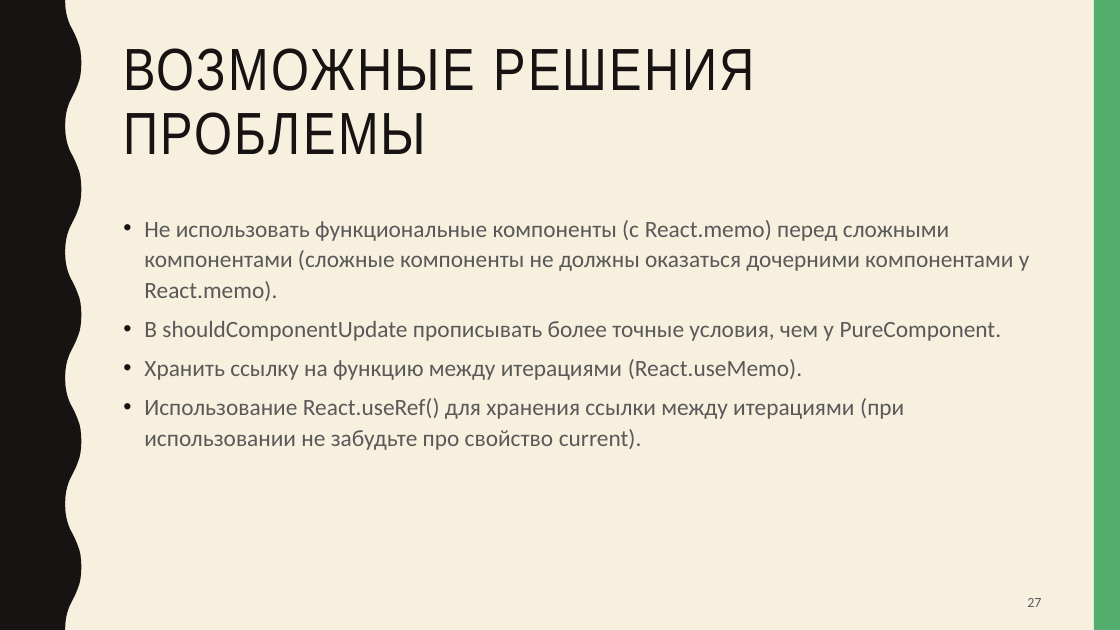
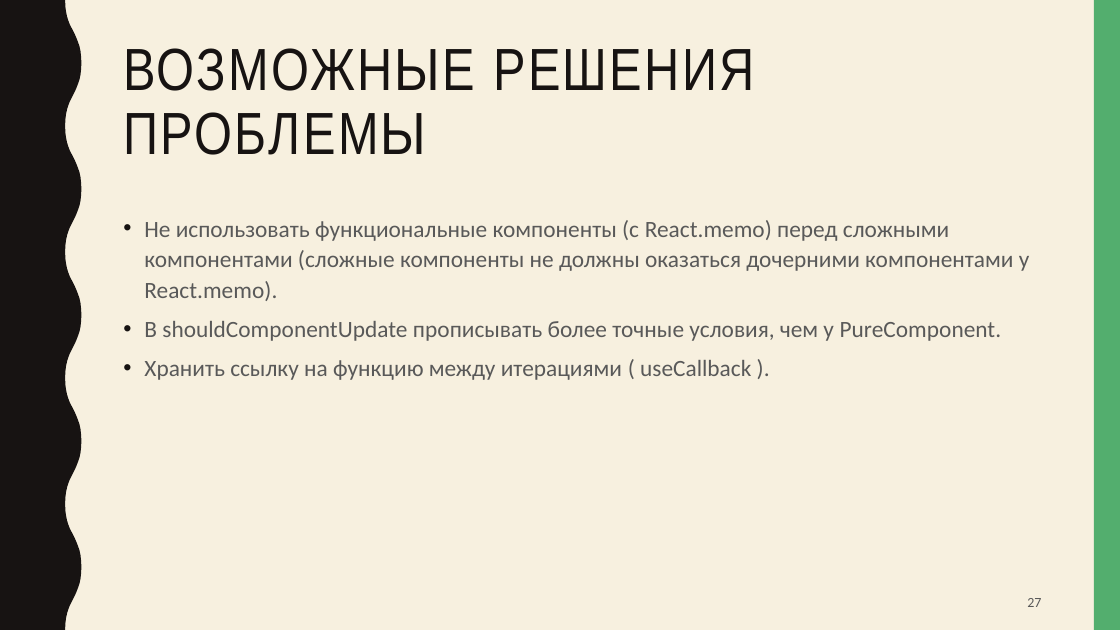
Before and after one commit to artem-gorokhovskii/PureComponent-VS-memo, a slide deck: slide 27 of PureComponent-vs-memo.pptx. Drawn at 1120x630 pixels with LibreOffice and Linux fonts; fonts in the diff are those of the drawing. Boxes give left, top, right and bottom in pixels: in the first picture for what was removed or moved away, otherwise in the second. Text is boxed around its words. In the diff, an @@ line names an element or a change of style, - is before the commit and + after.

Commit message:
update presentation

```diff
--- a/PureComponent-vs-memo.pptx
+++ b/PureComponent-vs-memo.pptx
@@ text at box(144, 360, 751, 380): text changed @@
-• Хранить ссылку на функцию между итерациями (React.useMemo).
-• Использование React.useRef() для хранения ссылки между итерациями (при использовании не забудьте про свойство current).
+• Хранить ссылку на функцию между итерациями ( useCallback ).
```
Also in this commit, not shown: 1 other slide changed, 1 slide added.
